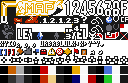
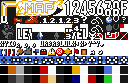
The second 128 × 83 image is a revision of the first. Changes to its layers:
renamed "chr" to "buttons", showed it, moved it above "chr copy", painted on it over (0, 17, 128, 63)
added layer "controller bg" above "pal" over (0, 56, 128, 64)
